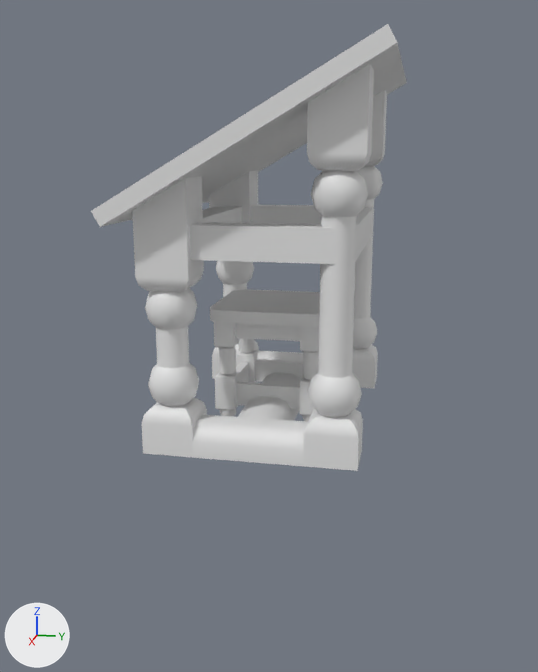
Before and after pictures for a commit that changed the FBX model Assets/Content/3Dmodels/Props/Furniture/StudyRooms/Peasant/3Dmodel_Props_Furniture_StudyRoom_Peasant.fbx.
Camera for both pictures: a 50 mm camera at (2.51, 0.47, 0.9) aimed at (0.0, -0.03, 0.27). Every picture has the same lights, and +X, +Y and +Z are marked at lower left. The picture after the commit comes second. Where no turn or scale is listed for an object, it has been applied to the vertices.

The older version as bpy lines, for what is in view:
```python
me_prop_furniture_studyroom_peasant_stool = bpy.data.meshes.new('Prop_Furniture_StudyRoom_Peasant_Stool')
me_prop_furniture_studyroom_peasant_stool.from_pydata(...)  # 590 vertices, 496 faces; spans x -0.2..0.2, y -0.2..0.2, z 0.0..0.4
me_prop_furniture_studyroom_peasant_table = bpy.data.meshes.new('Prop_Furniture_StudyRoom_Peasant_Table')
me_prop_furniture_studyroom_peasant_table.from_pydata(...)  # 731 vertices, 696 faces; spans x -0.55..0.55, y -0.425..0.4, z 0.001..1.205
ob_prop_furniture_studyroom_peasant_stool = bpy.data.objects.new('Prop_Furniture_StudyRoom_Peasant_Stool', me_prop_furniture_studyroom_peasant_stool)
ob_prop_furniture_studyroom_peasant_stool.location = (0.0, 0.0, 0.0)
ob_prop_furniture_studyroom_peasant_table = bpy.data.objects.new('Prop_Furniture_StudyRoom_Peasant_Table', me_prop_furniture_studyroom_peasant_table)
ob_prop_furniture_studyroom_peasant_table.location = (0.0, 0.0, 0.0)
```
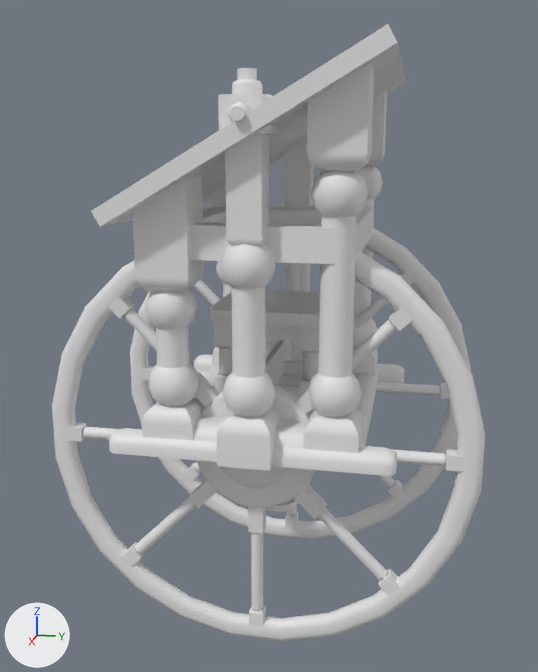
The change, as a diff of the scene's bpy script:
```diff
--- a/Assets/Content/3Dmodels/Props/Furniture/StudyRooms/Peasant/3Dmodel_Props_Furniture_StudyRoom_Peasant.fbx.py
+++ b/Assets/Content/3Dmodels/Props/Furniture/StudyRooms/Peasant/3Dmodel_Props_Furniture_StudyRoom_Peasant.fbx.py
@@ me_prop_furniture_studyroom_peasant_bookwheel_wheel @@
+me_prop_furniture_studyroom_peasant_bookwheel_wheel.from_pydata(...)  # 1924 vertices, 1808 faces; spans x -0.4..0.4, y -0.694..0.694, z -0.694..0.694
@@ me_prop_furniture_studyroom_peasant_bookwheel_segment @@
+me_prop_furniture_studyroom_peasant_bookwheel_segment.from_pydata(...)  # 60 vertices, 49 faces; spans x -0.32..0.32, y -0.011..0.117, z -0.235..0.235
@@ me_prop_furniture_studyroom_peasant_bookwheel_base @@
+me_prop_furniture_studyroom_peasant_bookwheel_base.from_pydata(...)  # 682 vertices, 640 faces; spans x -0.57..0.57, y -0.44..0.44, z 0.001..1.119
@@ ob_prop_furniture_studyroom_peasant_bookwheel_wheel @@
+ob_prop_furniture_studyroom_peasant_bookwheel_wheel = bpy.data.objects.new('Prop_Furniture_StudyRoom_Peasant_Bookwheel_Wheel', me_prop_furniture_studyroom_peasant_bookwheel_wheel)
+ob_prop_furniture_studyroom_peasant_bookwheel_wheel.location = (0.0, 0.0, 0.0)
@@ ob_prop_furniture_studyroom_peasant_bookwheel_segment @@
+ob_prop_furniture_studyroom_peasant_bookwheel_segment = bpy.data.objects.new('Prop_Furniture_StudyRoom_Peasant_Bookwheel_Segment', me_prop_furniture_studyroom_peasant_bookwheel_segment)
+ob_prop_furniture_studyroom_peasant_bookwheel_segment.location = (0.0, 0.0, 0.0)
@@ ob_prop_furniture_studyroom_peasant_bookwheel_base @@
+ob_prop_furniture_studyroom_peasant_bookwheel_base = bpy.data.objects.new('Prop_Furniture_StudyRoom_Peasant_Bookwheel_Base', me_prop_furniture_studyroom_peasant_bookwheel_base)
+ob_prop_furniture_studyroom_peasant_bookwheel_base.location = (0.0, 0.0, 0.0)
```

Boxes (x1, y1, x2, y2) around the edits, measured in the pictures (538 x 672 px):
'Prop_Furniture_StudyRoom_Peasant_Bookwheel_Wheel', added
    after: (52, 208, 485, 642)
'Prop_Furniture_StudyRoom_Peasant_Bookwheel_Base', added
    after: (109, 68, 404, 476)
'Prop_Furniture_StudyRoom_Peasant_Bookwheel_Segment', added
    after: (266, 340, 298, 511)
